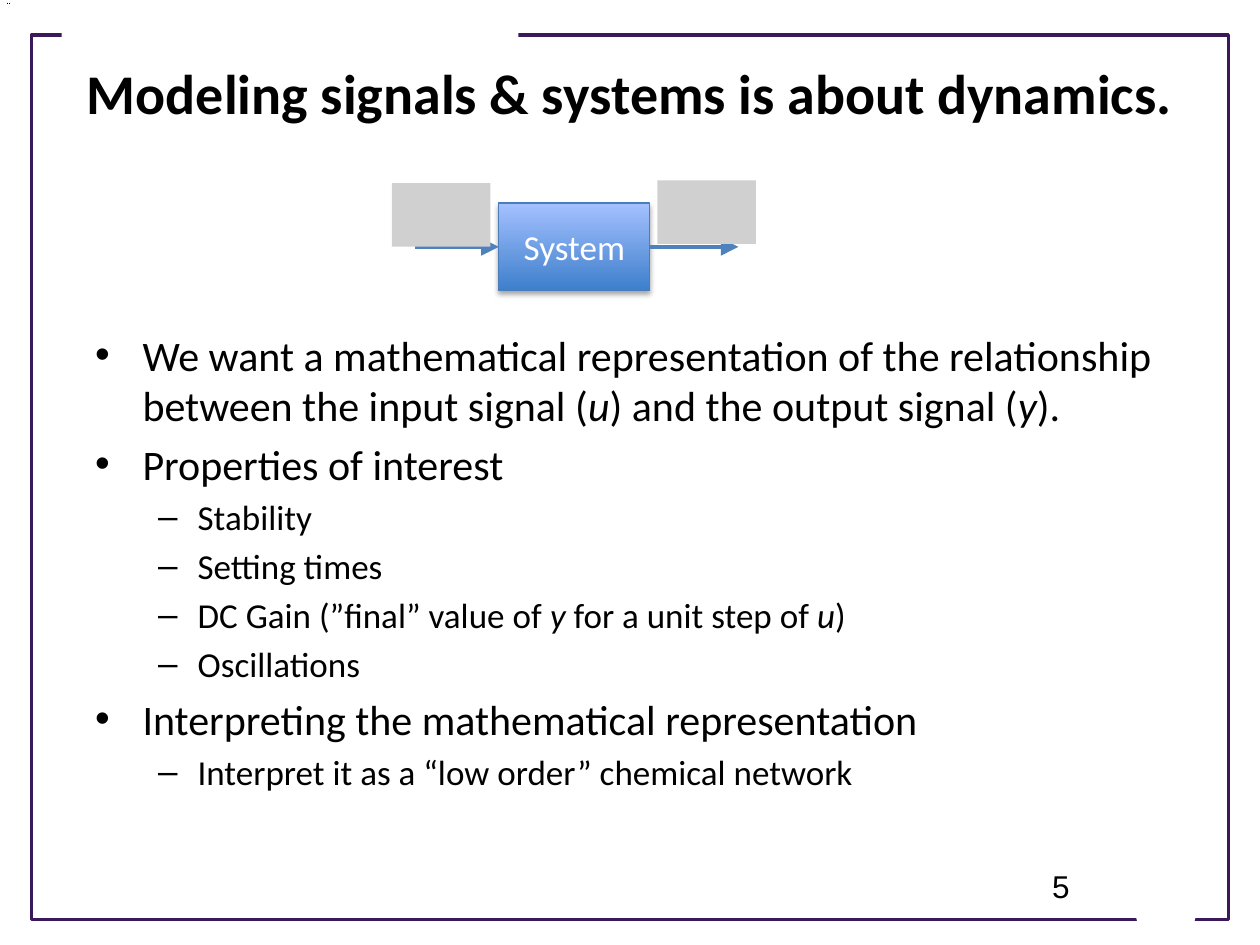
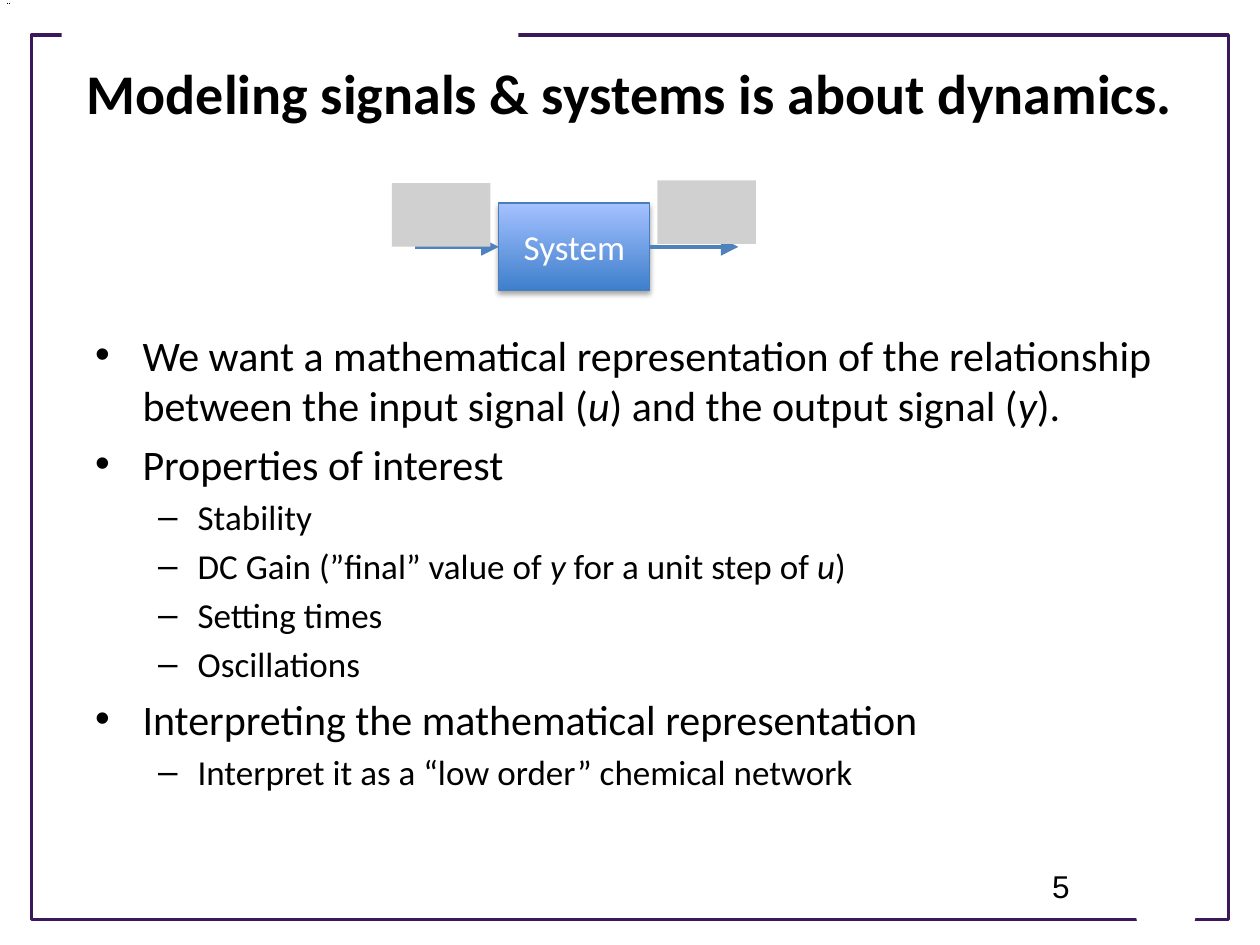
Before and after one commit to joseph-hellerstein/advanced-controls-lectures, a slide deck: slide 5 of short_class_lectures/Lecture_4-LTI_Systems/linear_time_invariant_systems.pptx. Drawn at 1260x945 pixels with LibreOffice and Linux fonts; fonts in the diff are those of the drawing; grey boxes stand for pictures; background and template pictures are left out. Boxes give left, top, right and bottom in pixels: in the first picture for what was removed or moved away, otherwise in the second. Text is boxed around its words. In the diff, an @@ line names an element or a change of style, - is before the commit and + after.

```diff
--- a/short_class_lectures/Lecture_4-LTI_Systems/linear_time_invariant_systems.pptx
+++ b/short_class_lectures/Lecture_4-LTI_Systems/linear_time_invariant_systems.pptx
@@ text at (198,553,846,585): paragraph added @@
+  – DC Gain (”final” value of y for a unit step of u)
@@ text at (198,602,846,634): paragraph removed @@
-  – DC Gain (”final” value of y for a unit step of u)
```
Also in this commit, not shown: 2 other slides changed, 1 slide added, 6 slides removed, 6 other files.
